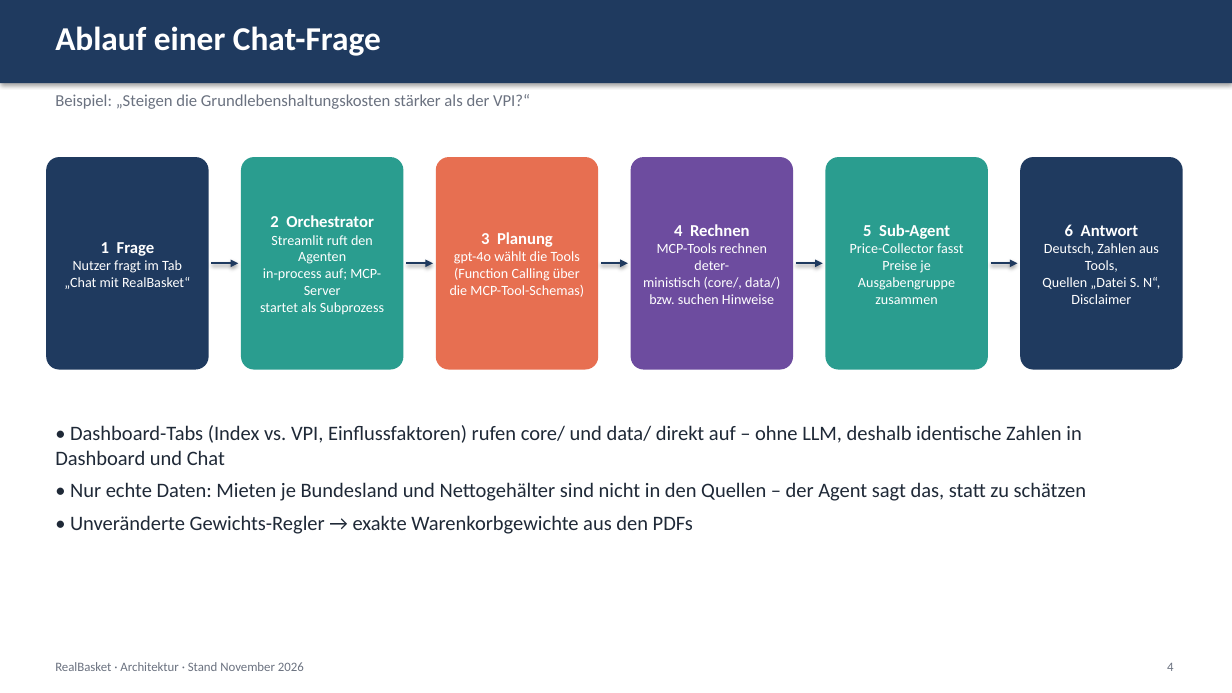
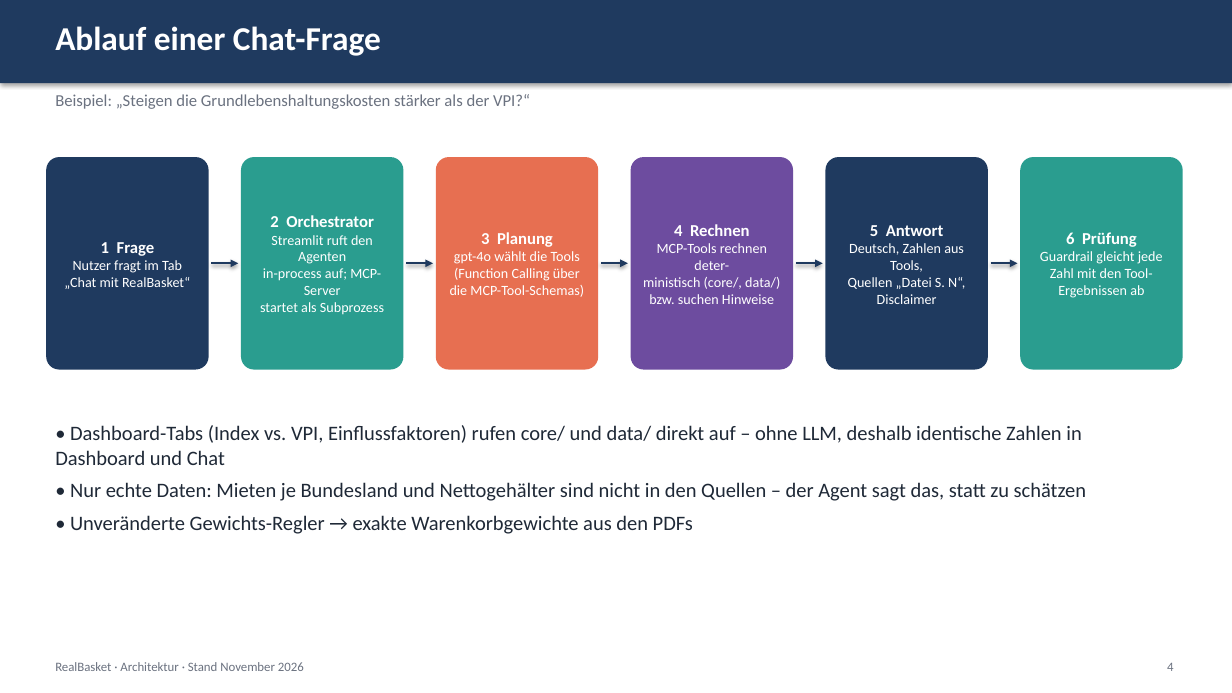
Before and after one commit to ValentinIliu1212/real-basket, a slide deck: slide 4 of docs/architecture/RealBasket_Architektur_Ist.pptx. Drawn at 1232x693 pixels with LibreOffice and Linux fonts; fonts in the diff are those of the drawing. Boxes give left, top, right and bottom in pixels: in the first picture for what was removed or moved away, otherwise in the second. Text is boxed around its words. In the diff, an @@ line names an element or a change of style, - is before the commit and + after.

Commit message:
Review fixes: fixed base period, number guardrail, config checks, generated slide figures, CI
- Index always on the full series (base 11/2024): months no longer changes rates (13 gave 2,91 % instead of 2,93 %); YoY matched by date; weights normalised; explicit errors for unweighted/unknown input; invalid investigate_deviation level returns an error

- Number guardrail (agents/guardrail.py) flags unbacked figures in chat and CLI; prompt forbids derived numbers

- Collector sub-agent removed; get_prices returns a deterministic summary

- LLM provider validation (errors fail fast, warnings in sidebar/CLI); .env.example: OPENAI_API_KEY empty with Azure

- One group label 'Verkehr' (as in the source PDFs); deviation rounding documented

- Slide figures computed from the data at build time; decks rebuilt (de/en)

- ruff 0.17, GitHub Actions CI (ruff, pytest, deck build); README: known limitations, review decisions; 70 tests

```diff
--- a/docs/architecture/RealBasket_Architektur_Ist.pptx
+++ b/docs/architecture/RealBasket_Architektur_Ist.pptx
@@ rounded rectangle "5 Antwort" at box(825, 157, 988, 370): fill #2A9D8F to #1F3A5F @@
@@ rounded rectangle "6 Prüfung" at box(1020, 157, 1183, 370): fill #1F3A5F to #2A9D8F @@
@@ text in rounded rectangle at box(848, 225, 965, 304): text changed @@
-5 Sub-Agent
-Price-Collector fasst
-Preise je Ausgabengruppe
-zusammen
+5 Antwort
+Deutsch, Zahlen aus Tools,
+Quellen „Datei S. N“,
+Disclaimer
@@ text in rounded rectangle at box(1040, 232, 1163, 298): text changed @@
-6 Antwort
-Deutsch, Zahlen aus Tools,
-Quellen „Datei S. N“,
-Disclaimer
+6 Prüfung
+Guardrail gleicht jede
+Zahl mit den Tool-
+Ergebnissen ab
```
Also in this commit, not shown: 4 other slides changed, 32 other files.
